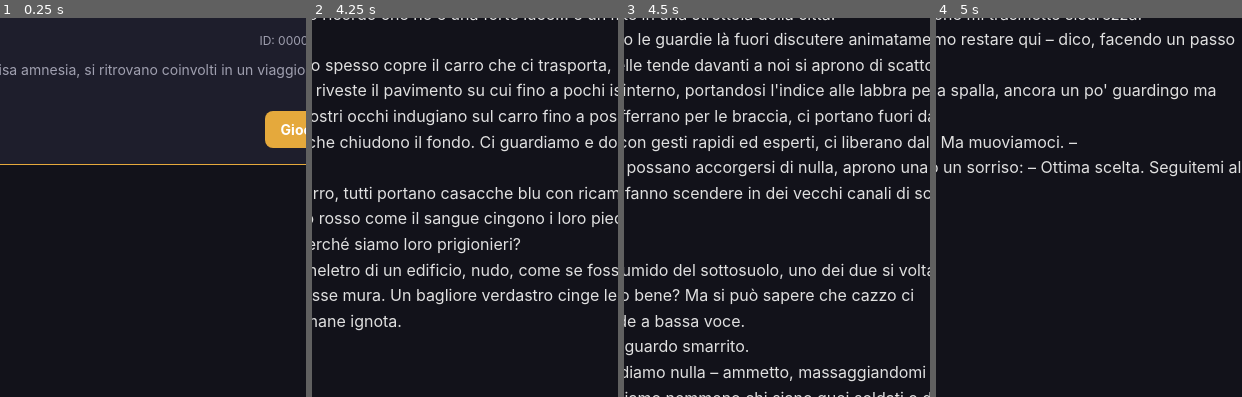
Above: before the commit, frames 1-4 (left to right).
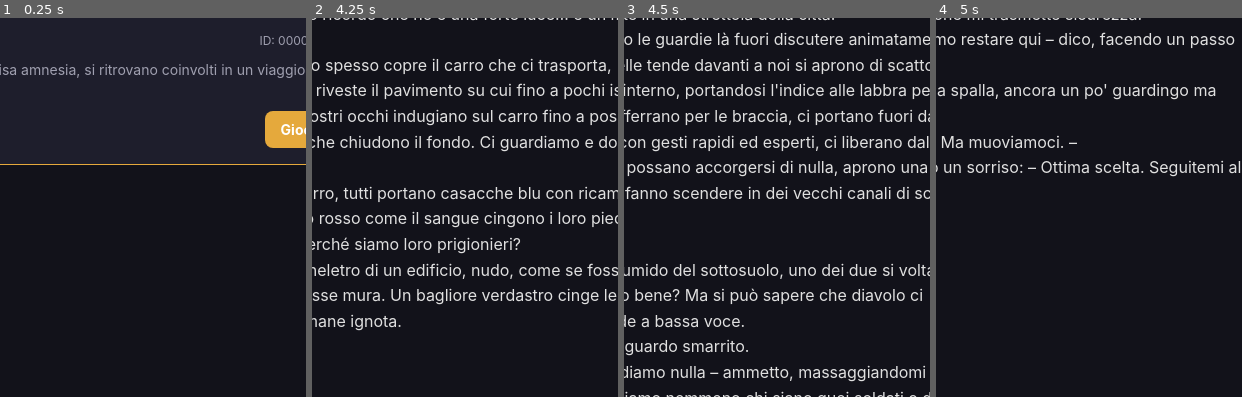
Above: after the commit, the same moments.

Repository: AlessandroLima02/LibrogameApp
Game: browser game, page index.html
Two runs of this game, one before a commit and one after it. Both use one fixed random seed, a clock stepped at 60 frames per second and the inputs below.
Inputs:
- Up to frame 1 (0.25 s): no input
- Up to frame 2 (4.25 s): click "Gioca" at 0.27 s; click "Inizia Avventura" at 0.52 s; click "La spada" at 1.27 s; click "Avanti" at 1.87 s; click "Provo a liberarmi" at 2.47 s; click "Avanti" at 3.07 s; click "Avanti" at 3.67 s
- Up to frame 3 (4.5 s): click "Avanti" at 4.27 s
- Up to frame 4 (5 s): click "Fidarci di loro" at 4.87 s
The pictures show only the part of the screen within x 39-89%, y 16-66%; the shares and areas given below are measured in that part.

Frames 1-2 are identical in both runs. In frame 3, 0.3% of the frame differs, in the area x 76-98%, y 71-75%; in frame 4, nothing differs.
Error in both runs: TypeError: Cannot read properties of null (reading 'style')

Commit message:
Add files via upload

Diff:
--- a/index.html
+++ b/index.html
@@ -2,7 +2,6 @@
 <html lang="it">
 <head>
     <meta charset="UTF-8">
-    <!-- FIX MOBILE: Impedisce lo zoom involontario e fissa la larghezza per simulare un'app nativa -->
     <meta name="viewport" content="width=device-width, initial-scale=1.0, maximum-scale=1.0, user-scalable=no">
     <title>Librogame Hub - Oltre il quarto mondo</title>
     <style>
@@ -69,7 +68,6 @@
 
         * { box-sizing: border-box; margin: 0; padding: 0; font-family: -apple-system, BlinkMacSystemFont, "Segoe UI", Roboto, sans-serif; }
 
-        /* FIX MOBILE: Lock assoluto dello schermo a 100% per impedire rimbalzi del browser */
         html, body {
             height: 100%;
             width: 100%;
@@ -81,7 +79,6 @@
             color: var(--text-main);
             display: flex;
             flex-direction: column;
-            height: 100dvh;
             max-width: 600px;
             margin: 0 auto;
             position: relative;
@@ -93,21 +90,17 @@
         .header-title { font-size: 16px; font-weight: bold; color: var(--text-main); text-align: center; flex-grow: 1; white-space: nowrap; overflow: hidden; text-overflow: ellipsis; padding: 0 10px; }
         .mode-indicator { font-size: 13px; font-weight: bold; cursor: pointer; padding: 4px 8px; border-radius: 4px; background: rgba(0,0,0,0.05); }
 
-        /* FIX MOBILE: flex 1 1 0% forza il rispetto dei limiti su Safari/iOS */
         .screen { display: none; flex: 1 1 0%; flex-direction: column; overflow: hidden; min-height: 0; width: 100%; }
         .screen.active { display: flex; }
 
-        /* FIX MOBILE: -webkit-overflow-scrolling abilita lo scroll inerziale su iOS */
         .container { flex: 1 1 0%; overflow-y: auto; padding: 16px; min-height: 0; -webkit-overflow-scrolling: touch; }
 
-        /* Card */
         .book-card, .node-card { background-color: var(--card-color); border: 1px solid var(--accent-gold); border-radius: 10px; padding: 16px; margin-bottom: 14px; }
         .book-title { font-size: 18px; font-weight: bold; color: var(--accent-gold); margin-bottom: 6px; }
         .book-id { font-size: 12px; color: var(--text-muted); float: right; }
         .book-desc { font-size: 14px; color: var(--text-muted); margin-bottom: 12px; line-height: 1.4; }
         .book-progress { font-size: 13px; color: var(--accent-gold); font-weight: 500; margin-bottom: 10px; }
 
-        /* Bottoni */
         .btn { background-color: var(--surface-color); color: var(--text-main); border: 1px solid var(--accent-gold); padding: 10px 16px; border-radius: 8px; cursor: pointer; font-size: 14px; font-weight: 500; text-align: center; }
         .btn-primary { background-color: var(--accent-gold); color: #FFF; font-weight: bold; border: none; }
         body.theme-pergamena .btn-primary { color: #2C221E; }
@@ -115,17 +108,13 @@
         .btn-danger { background-color: var(--fail-color); color: #fff; border: none; }
         .row-end { display: flex; justify-content: flex-end; gap: 8px; }
 
-        /* Lettura Gioco & Scritte Notifiche Testuali */
-        /* FIX MOBILE: flex: 1 1 0% e scrolling inerziale per far comparire la scrollbar */
-        .game-text { flex: 1 1 0%; overflow-y: auto; padding: 20px; line-height: 1.6; font-size: 16px; white-space: pre-wrap; min-height: 0; -webkit-overflow-scrolling: touch; }
+        .game-text { flex: 1 1 auto; overflow-y: auto; padding: 20px; line-height: 1.6; font-size: 16px; white-space: pre-wrap; min-height: 0; -webkit-overflow-scrolling: touch; }
         .notif-text { font-weight: bold; font-size: 15px; margin-bottom: 12px; display: block; }
         .notif-success { color: var(--success-color); }
         .notif-fail { color: var(--fail-color); }
 
-        /* FIX MOBILE: flex-shrink: 0 impedisce ai bottoni di essere inghiottiti sotto lo schermo */
-        .choices-box { padding: 16px; background-color: var(--surface-color); border-top: 1px solid rgba(0,0,0,0.1); display: flex; flex-direction: column; gap: 10px; max-height: 45vh; overflow-y: auto; flex-shrink: 0; -webkit-overflow-scrolling: touch; }
-
-        /* Menu Laterale (Drawer) */
+        .choices-box { padding: 16px; background-color: var(--surface-color); border-top: 1px solid rgba(0,0,0,0.1); display: flex; flex-direction: column; gap: 10px; flex-shrink: 0; z-index: 10; max-height: 45vh; overflow-y: auto; -webkit-overflow-scrolling: touch; }
+
         .drawer-overlay { display: none; position: fixed; top: 0; left: 0; width: 100%; height: 100%; background: rgba(0,0,0,0.6); z-index: 90; }
         .drawer { position: fixed; top: 0; left: -260px; width: 260px; height: 100%; background: var(--surface-color); border-right: 1px solid var(--accent-gold); z-index: 100; display: flex; flex-direction: column; transition: left 0.3s ease; padding: 20px; gap: 12px; }
         .drawer.open { left: 0; }
@@ -133,7 +122,6 @@
         .drawer-item { background: var(--card-color); color: var(--text-main); border: 1px solid var(--accent-gold); padding: 12px; border-radius: 8px; text-align: left; font-size: 15px; cursor: pointer; font-weight: 500; display: flex; align-items: center; gap: 10px; }
         .drawer-item:hover { opacity: 0.8; }
 
-        /* Modali */
         .modal { display: none; position: fixed; top: 0; left: 0; width: 100%; height: 100%; background: rgba(0,0,0,0.8); justify-content: center; align-items: center; z-index: 110; padding: 20px; }
         .modal-content { background: var(--surface-color); width: 100%; max-width: 400px; padding: 20px; border-radius: 12px; border: 1px solid var(--accent-gold); max-height: 90vh; overflow-y: auto; -webkit-overflow-scrolling: touch; }
         .modal-title { font-size: 18px; font-weight: bold; color: var(--accent-gold); margin-bottom: 16px; }
@@ -201,7 +189,7 @@
 
     <!-- ================= MODALI ================= -->
     <div class="modal" id="nodeEditorModal">
-        <div class="modal-content">
+        <div class="modal-content" style="max-width: 500px;">
             <div class="modal-title" id="nodeEditorModalTitle">Modifica Capitolo / Pagina</div>
 
             <label>ID Nodo (es: 1.1.a)</label>
@@ -294,7 +282,7 @@
     </div>
 
     <script>
-        const CURRENT_DB_VERSION = "1.22";
+        const CURRENT_DB_VERSION = "1.23";
 
         let defaultDb = {
             lastIdNumber: 1,
@@ -397,7 +385,7 @@
                         "5": {
                             id: "5",
                             chapterTitle: "Capitolo 1 - Pagina 5",
-                            text: "Il carro riprende a muove …(747 unchanged characters)… nte: – Tutto bene? Ma si può sapere che cazzo ci facevate là sopra? – ci chiede a ba …(1089 unchanged characters)…
+                            text: "Il carro riprende a muove …(747 unchanged characters)… nte: – Tutto bene? Ma si può sapere che diavolo ci facevate là sopra? – ci chiede a ba …(1089 unchanged characters)…
                             choices: [
                                 { text: "Fidarci di loro", target: "6.a" },
                                 { text: "Restare scettici", target: "6.b" },
